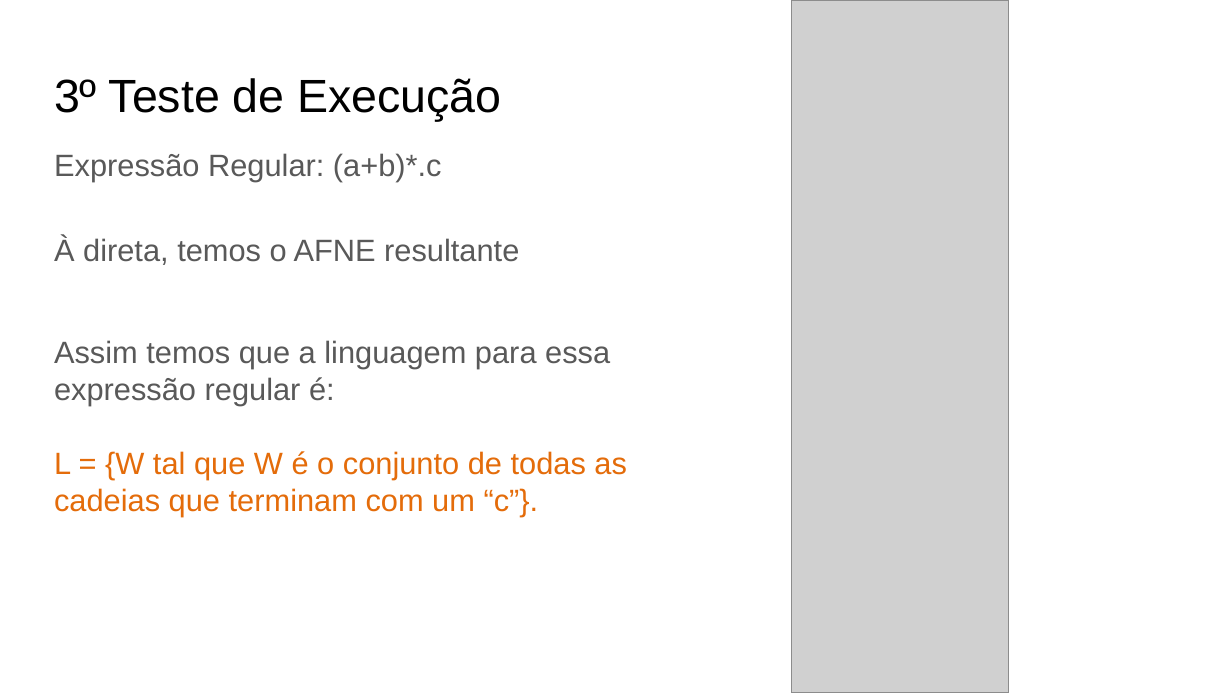
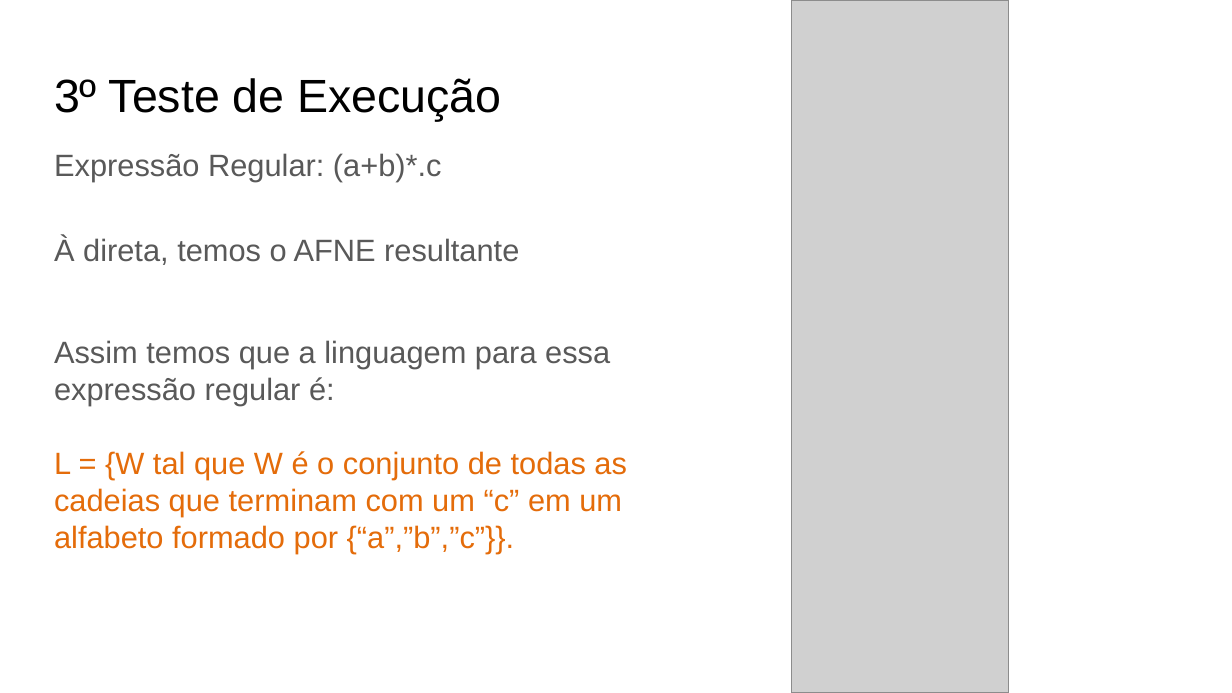
Before and after one commit to MarcosFelipeBC/lfa, a slide deck: slide 11 of Apresentação- Trabalho 3.pptx. Drawn at 1232x693 pixels with LibreOffice and Linux fonts; fonts in the diff are those of the drawing; grey boxes stand for pictures. Boxes give left, top, right and bottom in pixels: in the first picture for what was removed or moved away, otherwise in the second. Text is boxed around its words. In the diff, an @@ line names an element or a change of style, - is before the commit and + after.

```diff
--- a/Apresentação- Trabalho 3.pptx
+++ b/Apresentação- Trabalho 3.pptx
@@ text at (x1=54, y1=451, x2=627, y2=553): text changed @@
-L = {W tal que W é o conjunto de todas as cadeias que terminam com um “c”}.
+L = {W tal que W é o conjunto de todas as cadeias que terminam com um “c” em um alfabeto formado por {“a”,”b”,”c”}}.
```
Also in this commit, not shown: 5 other slides changed.
